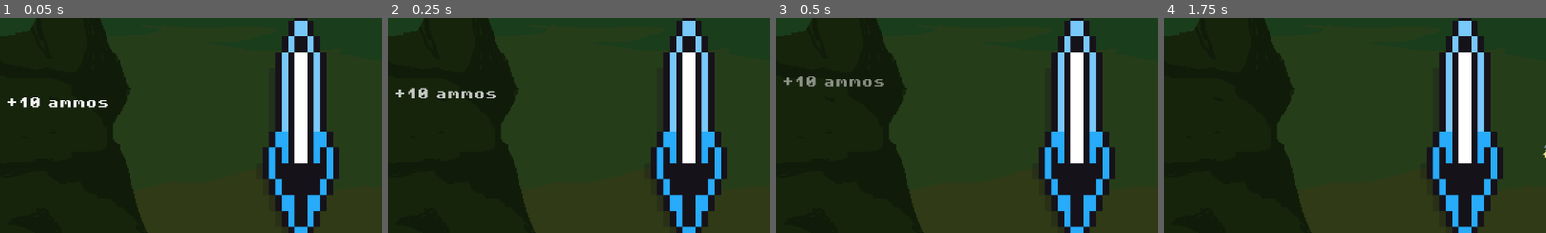
Above: before the commit, frames 1-4 (left to right).
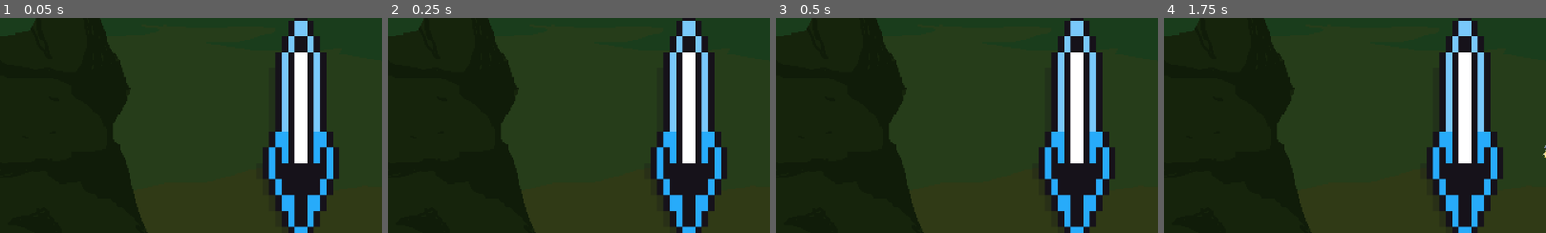
Above: after the commit, the same moments.

Repository: antoinenisoli/DomeSword_GWJ_2025
Game: Godot game, scene res://scenes/levels/game.tscn
The game is run twice, just before and just after one commit, with the same random seed, the same clock (stepped at 60 frames per second) and the same inputs.
Inputs (mouse positions are % of the whole screen's width and height, from its top left):
- Up to frame 1 (0.05 s): no input
- Up to frame 2 (0.25 s): no input
- Up to frame 3 (0.5 s): no input
- Up to frame 4 (1.75 s): move the mouse to (72, 45) at 0.52 s; hold Right (move_right) 0.53-1.28 s; tap E (switch_weapon) at 0.6, 1.55 s; move the mouse to (30, 55) at 1.27 s; hold Left (move_left) from 1.28 s (still down); click (30, 55) at 1.35 s
The pictures show only the part of the screen within x 11-61%, y 29-79%; the shares and areas given below are measured in that part.

The runs differ from the first frame. In frame 1, 0.5% of the frame differs, in the area x 2-29%, y 36-42%; in frame 2, 0.5%; in frame 3, 0.5%, in the area x 2-29%, y 27-32%; in frame 4, nothing differs.

Commit message:
collect_ammo global event

Diff:
--- a/scenes/UI/game_ui.tscn
+++ b/scenes/UI/game_ui.tscn
@@ -1,7 +1,8 @@
-[gd_scene load_steps=13 format=3 uid="uid://crkwkw4c7tgkv"]
+[gd_scene load_steps=14 format=3 uid="uid://crkwkw4c7tgkv"]
 
 [ext_resource type="Script" uid="uid://uqaw0biwnuv2" path="res://scripts/UI/ui_controller.gd" id="1_d8ncw"]
 [ext_resource type="PackedScene" uid="uid://ck27qna5vj213" path="res://scenes/UI/healthbar.tscn" id="2_owrpm"]
+[ext_resource type="PackedScene" uid="uid://d1eu2jc3tnqsy" path="res://scenes/UI/floating_text.tscn" id="2_r4w1u"]
 [ext_resource type="Texture2D" uid="uid://br5pu3661st7y" path="res://assets/sprites/UI/window_theme/window_theme_blue/message_box_A.png" id="3_r4w1u"]
 [ext_resource type="FontFile" uid="uid://7c3dgnsy1yfo" path="res://assets/fonts/PixelOperator8-Bold.ttf" id="4_5038c"]
 [ext_resource type="Texture2D" uid="uid://dkt3nukb772pa" path="res://assets/sprites/UI/icons/blue/cash_coin_B.png" id="5_jqo5s"]
@@ -43,6 +44,7 @@
 flame_txt = NodePath("CanvasLayer/Screens/HUD/TextureRect/VBoxContainer/Control3/flame_count")
 pause_screen = NodePath("CanvasLayer/Screens/PauseScreen")
 gameover_screen = NodePath("CanvasLayer/Screens/GameOverScreen")
+floating_txt = ExtResource("2_r4w1u")
 
 [node name="CanvasLayer" type="CanvasLayer" parent="."]
 
--- a/scenes/entities/player/dome.tscn
+++ b/scenes/entities/player/dome.tscn
@@ -60,8 +60,9 @@
 [sub_resource type="StyleBoxFlat" id="StyleBoxFlat_mfv3k"]
 bg_color = Color(1, 0, 0.016666412, 0.22352941)
 
-[node name="Dome" type="StaticBody2D" node_paths=PackedStringArray("sprite") groups=["Player"]]
+[node name="Dome" type="StaticBody2D" node_paths=PackedStringArray("weapons", "sprite") groups=["Player"]]
 script = ExtResource("1_si0v0")
+weapons = NodePath("Weapons")
 _health = SubResource("Resource_dqkch")
 sprite = NodePath("Weapons/turret/AnimatedSprite2D")
 hitColor = Color(2.2639842, 2.2639842, 2.2639842, 1)
--- a/scenes/levels/game.tscn
+++ b/scenes/levels/game.tscn
@@ -76,4 +76,5 @@
 autoplay = true
 
 [node name="FloatingText" parent="." instance=ExtResource("6_r0gsk")]
+visible = false
 position = Vector2(-269, -135)
--- a/scenes/weapons/sword.tscn
+++ b/scenes/weapons/sword.tscn
@@ -41,6 +41,7 @@
 force_slider = NodePath("Control/HSlider")
 deceleration_curve = SubResource("Curve_232hh")
 force_curve = ExtResource("2_3pnln")
+collect_enabled = true
 match_enemies = Array[int]([0])
 
 [node name="hitbox" type="Area2D" parent="."]
--- a/scripts/Entities/Enemies/enemy.gd
+++ b/scripts/Entities/Enemies/enemy.gd
@@ -5,12 +5,11 @@
 
 @export var _shooting: Shooting
 @export var anim: AnimationPlayer
-@export var floating_txt: PackedScene
 
 @export var ammo_value: int = 10
 @export var grow_duration: float = 1.2
 @export var type: Enums.ENEMY_TYPE
-var player: Node2D
+var player: Dome
 
 func _ready():
     sprite.get_parent().scale = Vector2.ZERO
@@ -19,14 +18,6 @@
     find_target()
     await get_tree().process_frame # wait for the position to be set
     grow_effect()
-
-func spawn_ammo_text() -> void:
-    if floating_txt:
-        print("ammo txt!")
-        var text = floating_txt.instantiate()
-        get_tree().current_scene.add_child(text)
-        text.global_position = global_position
-        text.set_text(str(ammo_value))
 
 func find_target() -> void:
     var group = get_tree().get_nodes_in_group("Player")
@@ -67,8 +58,6 @@
     FxManager.spawn_fx("blood_explode", global_position)
     AudioManager.play_sound("enemy_death")
     EventManager.on_enemy_killed.emit(ammo_value)
-    if ammo_value > 0:
-        spawn_ammo_text()
 
     anim.play("death_jump")
     var shadow = sprite.get_children()[0]
--- a/scripts/Entities/Player/weapons/dome_weapon.gd
+++ b/scripts/Entities/Player/weapons/dome_weapon.gd
@@ -1,6 +1,7 @@
 extends Node2D
 class_name DomeWeapon
 
+@export var collect_enabled: bool
 @export var match_enemies: Array[Enums.ENEMY_TYPE] = []
 var weapons: WeaponInventory
 
--- a/scripts/Entities/Player/weapons/sword_controller.gd
+++ b/scripts/Entities/Player/weapons/sword_controller.gd
@@ -90,8 +90,12 @@
     TimeManager.slow_motion(slowMo)
     play_vfx(enemy)
     EventManager.on_sword_hit.emit(dmg)
+
     enemy.takeDmg(dmg)
     enemy.get_parent().push_back(absf(velocity) * push_force)
+    if collect_enabled && enemy.ammo_value > 0 && enemy.health_value() == 0: # the enemy has been killed
+        EventManager.collect_ammo.emit(enemy.ammo_value, enemy.global_position)
+        pass
 
 func _on_body_entered(body: Node2D) -> void:
     if !body.is_in_group("Enemies"):
--- a/scripts/Entities/Player/weapons/turret_controller.gd
+++ b/scripts/Entities/Player/weapons/turret_controller.gd
@@ -12,19 +12,15 @@
 func _ready():
     super ()
     _shooting.on_bullet_shot.connect(on_bullet_shot)
-    #EventManager.on_sword_hit.connect(ammo_from_sword)
-    EventManager.on_enemy_killed.connect(ammo_from_sword)
+    EventManager.collect_ammo.connect(ammo_from_sword)
 
 func reset() -> void:
     rotation_degrees = 0
 
-func ammo_from_sword(dmg: int) -> void:
-    if is_visible_in_tree(): # only earn ammo if the sword is equiped
-        return
-
-    print("get " + str(dmg) + " ammos !!")
+func ammo_from_sword(ammo_value: int, _pos: Vector2) -> void:
+    print("turret get " + str(ammo_value) + " ammos !!")
     AudioManager.play_sound("ammo_earned")
-    weapons.turret_ammo.add_ammo(dmg)
+    weapons.turret_ammo.add_ammo(ammo_value)
 
 func on_bullet_shot(bullet) -> void:
     if !sprite.is_playing():
--- a/scripts/Entities/Player/weapons/weapon_inventory.gd
+++ b/scripts/Entities/Player/weapons/weapon_inventory.gd
@@ -1,5 +1,4 @@
 extends Node2D
-
 class_name WeaponInventory
 
 @export var switch_cooldown: Timer
@@ -10,13 +9,16 @@
 func _ready():
     equip_weapon(weapons[weaponIndex])
 
+func active_weapon() -> DomeWeapon:
+    return weapons[weaponIndex]
+
 func next_weapon() -> void:
     if !switch_cooldown.is_stopped():
         return
 
     weaponIndex += 1
     weaponIndex %= weapons.size()
-    equip_weapon(weapons[weaponIndex])
+    equip_weapon(active_weapon())
     switch_cooldown.start()
 
 func equip_weapon(weapon: DomeWeapon) -> void:
--- a/scripts/UI/ui_controller.gd
+++ b/scripts/UI/ui_controller.gd
@@ -4,6 +4,7 @@
 @export var flame_txt: Label
 @export var pause_screen: Control
 @export var gameover_screen: Control
+@export var floating_txt: PackedScene
 var enemy_killed: int
 
 func _ready() -> void:
@@ -11,11 +12,20 @@
     flame_txt.text = str(0)
     pause_screen.visible = false
     gameover_screen.visible = false
+    EventManager.collect_ammo.connect(spawn_ammo_text)
     EventManager.on_player_killed.connect(game_over)
     EventManager.on_enemy_killed.connect(func f(_args) -> void:
         enemy_killed += 1
         enemy_txt.text = str(enemy_killed)
         )
+
+func spawn_ammo_text(ammo_value: int, pos: Vector2) -> void:
+    if floating_txt:
+        #print("ammo txt!")
+        var text = floating_txt.instantiate()
+        get_tree().current_scene.add_child(text)
+        text.global_position = pos
+        text.set_text(str(ammo_value))
 
 func game_over() -> void:
     pause_screen.visible = true
--- a/scripts/event_manager.gd
+++ b/scripts/event_manager.gd
@@ -1,6 +1,7 @@
 extends Node2D
 
 signal on_sword_hit
+signal collect_ammo(ammo_value: int, pos: Vector2)
 signal on_player_damaged
 signal on_player_killed
 signal on_enemy_killed(ammo_value: int)
